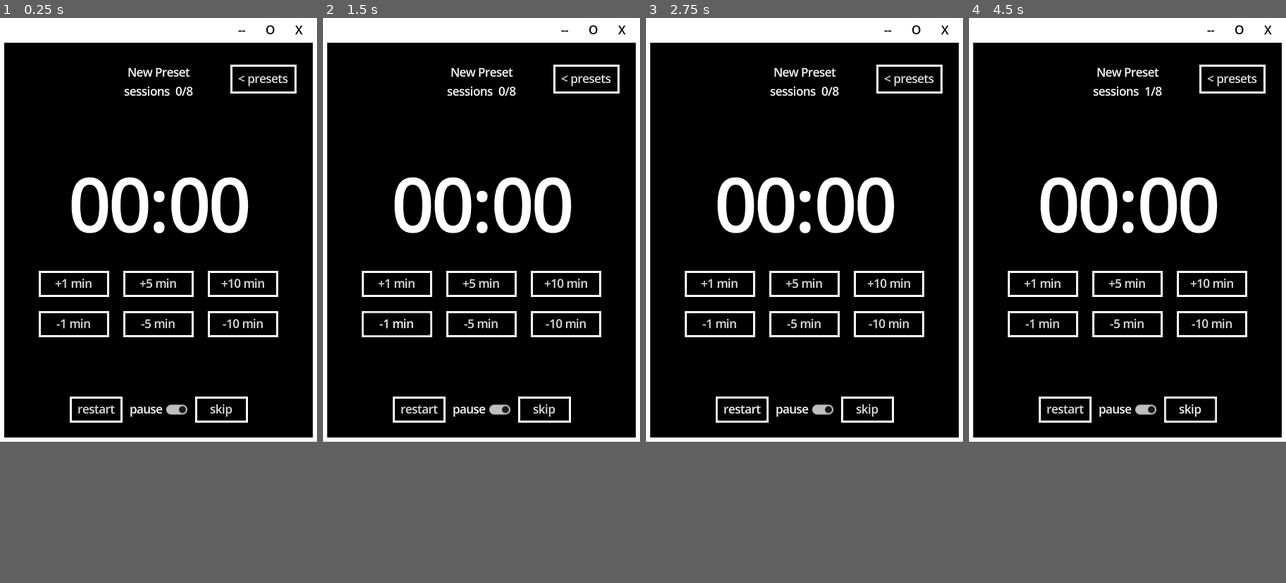
Above: before the commit, frames 1-4 (left to right).
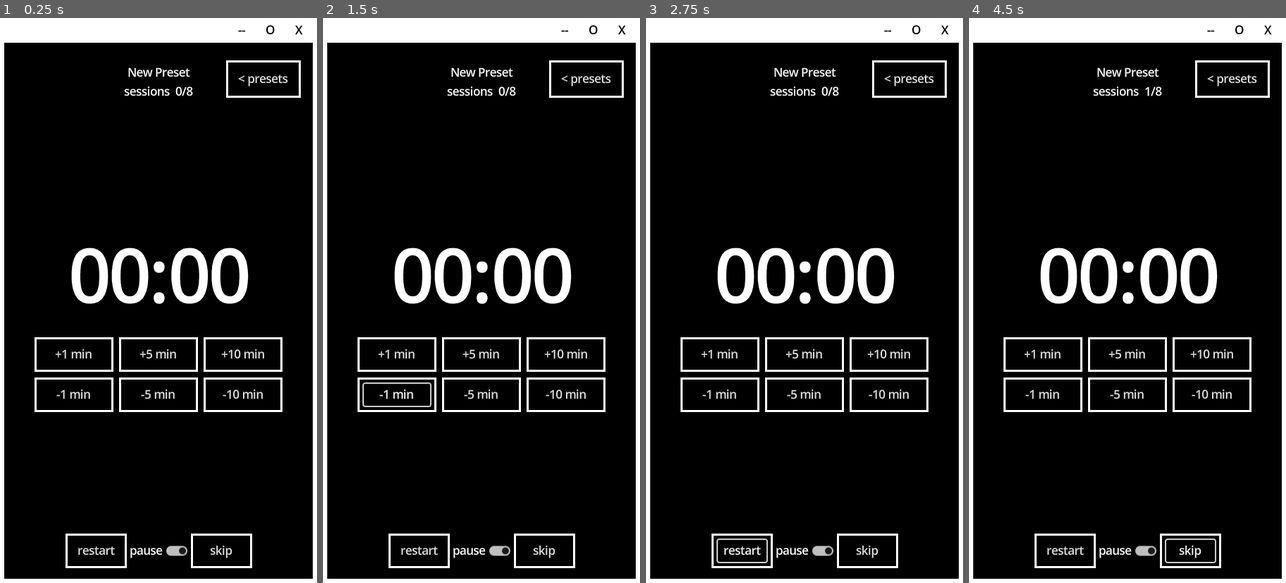
Above: after the commit, the same moments.

Repository: Atomic-Potato/Potatoro
Game: Godot game, scene res://scenes/main.tscn
Same seed, same stepped clock (60 frames per second), same inputs: the game is played once before the commit and once after it.
Inputs:
- Up to frame 1 (0.25 s): no input
- Up to frame 2 (1.5 s): click "+1 min" at 0.5 s; click "-1 min" at 1.25 s
- Up to frame 3 (2.75 s): click "restart" at 2 s
- Up to frame 4 (4.5 s): click "restart" at 2.75 s; click "restart" at 3.5 s; click "skip" at 4.25 s
In our replay, the window is 450x600 before the commit and 450x800 after it. These sizes can differ from the game's own. Grey fills any space a smaller window leaves; there, only what the larger window draws over its background counts as a difference.

The runs differ from the first frame. In frame 1, 13% of the frame differs, in the area x 0-100%, y 7-100%; in frame 2, 13%; in frame 3, 13%; in frame 4, 13%.

Commit message:
4-2-25 Save/Edit Preset page

Diff:
--- a/project.godot
+++ b/project.godot
@@ -18,7 +18,7 @@
 [display]
 
 window/size/viewport_width=450
-window/size/viewport_height=600
+window/size/viewport_height=800
 window/size/borderless=true
 window/main_scene="res://scenes/main.tscn"
 
--- /dev/null
+++ b/scenes/pages/make_edit_preset.tscn
@@ -0,0 +1,194 @@
+[gd_scene load_steps=6 format=3 uid="uid://cht2t8vyko8ua"]
+
+[ext_resource type="LabelSettings" uid="uid://dis7d5hvikqed" path="res://visual/labels/subtitle.tres" id="1_a00t2"]
+[ext_resource type="LabelSettings" uid="uid://cjbmhl6lygudu" path="res://visual/labels/note.tres" id="2_7upe6"]
+[ext_resource type="StyleBox" uid="uid://dhtti43gywwuo" path="res://visual/style_boxes/button.stylebox" id="3_xepfh"]
+
+[sub_resource type="StyleBoxFlat" id="StyleBoxFlat_ygt4m"]
+bg_color = Color(0.6, 0.6, 0.6, 0)
+border_width_bottom = 2
+border_color = Color(1, 1, 1, 1)
+
+[sub_resource type="StyleBoxFlat" id="StyleBoxFlat_mfdkx"]
+bg_color = Color(1, 1, 1, 1)
+border_width_left = 3
+border_width_top = 3
+border_width_right = 3
+border_width_bottom = 3
+border_color = Color(1, 1, 1, 1)
+expand_margin_left = 6.0
+expand_margin_top = 6.0
+expand_margin_right = 6.0
+expand_margin_bottom = 6.0
+
+[node name="Make Edit Preset" type="Control"]
+layout_mode = 3
+anchors_preset = 15
+anchor_right = 1.0
+anchor_bottom = 1.0
+grow_horizontal = 2
+grow_vertical = 2
+
+[node name="MarginContainer" type="MarginContainer" parent="."]
+layout_mode = 1
+anchors_preset = 15
+anchor_right = 1.0
+anchor_bottom = 1.0
+grow_horizontal = 2
+grow_vertical = 2
+theme_override_constants/margin_left = 12
+theme_override_constants/margin_top = 12
+theme_override_constants/margin_right = 12
+theme_override_constants/margin_bottom = 12
+
+[node name="VBoxContainer" type="VBoxContainer" parent="MarginContainer"]
+layout_mode = 2
+size_flags_horizontal = 4
+size_flags_vertical = 0
+theme_override_constants/separation = -5
+
+[node name="preset" type="LineEdit" parent="MarginContainer/VBoxContainer"]
+layout_mode = 2
+theme_override_colors/font_color = Color(1, 1, 1, 1)
+theme_override_colors/caret_color = Color(1, 1, 1, 1)
+placeholder_text = "[enter-preset-name]"
+alignment = 1
+expand_to_text_length = true
+flat = true
+
+[node name="tag" type="LineEdit" parent="MarginContainer/VBoxContainer"]
+layout_mode = 2
+theme_override_colors/font_color = Color(1, 1, 1, 1)
+theme_override_colors/caret_color = Color(1, 1, 1, 1)
+theme_override_font_sizes/font_size = 25
+placeholder_text = "[select-tag]"
+alignment = 1
+expand_to_text_length = true
+flat = true
+
+[node name="VBoxContainer2" type="VBoxContainer" parent="MarginContainer"]
+layout_mode = 2
+size_flags_vertical = 4
+theme_override_constants/separation = 25
+
+[node name="session count" type="VBoxContainer" parent="MarginContainer/VBoxContainer2"]
+layout_mode = 2
+size_flags_horizontal = 4
+size_flags_vertical = 4
+
+[node name="Label" type="Label" parent="MarginContainer/VBoxContainer2/session count"]
+layout_mode = 2
+text = "session count"
+label_settings = ExtResource("1_a00t2")
+horizontal_alignment = 1
+vertical_alignment = 1
+
+[node name="edit" type="LineEdit" parent="MarginContainer/VBoxContainer2/session count"]
+layout_mode = 2
+theme_override_colors/font_color = Color(1, 1, 1, 1)
+theme_override_colors/caret_color = Color(1, 1, 1, 1)
+theme_override_font_sizes/font_size = 72
+theme_override_styles/normal = SubResource("StyleBoxFlat_ygt4m")
+placeholder_text = "8"
+alignment = 1
+
+[node name="Label2" type="Label" parent="MarginContainer/VBoxContainer2/session count"]
+layout_mode = 2
+text = "*set to 0 for unlimited"
+label_settings = ExtResource("2_7upe6")
+horizontal_alignment = 1
+
+[node name="session length" type="VBoxContainer" parent="MarginContainer/VBoxContainer2"]
+layout_mode = 2
+size_flags_horizontal = 4
+size_flags_vertical = 4
+
+[node name="Label" type="Label" parent="MarginContainer/VBoxContainer2/session length"]
+layout_mode = 2
+text = "session length (min)"
+label_settings = ExtResource("1_a00t2")
+horizontal_alignment = 1
+vertical_alignment = 1
+
+[node name="edit" type="LineEdit" parent="MarginContainer/VBoxContainer2/session length"]
+layout_mode = 2
+theme_override_colors/font_color = Color(1, 1, 1, 1)
+theme_override_colors/caret_color = Color(1, 1, 1, 1)
+theme_override_font_sizes/font_size = 72
+theme_override_styles/normal = SubResource("StyleBoxFlat_ygt4m")
+placeholder_text = "50"
+alignment = 1
+
+[node name="break length" type="VBoxContainer" parent="MarginContainer/VBoxContainer2"]
+layout_mode = 2
+size_flags_horizontal = 4
+size_flags_vertical = 4
+
+[node name="Label" type="Label" parent="MarginContainer/VBoxContainer2/break length"]
+layout_mode = 2
+text = "break length (min)"
+label_settings = ExtResource("1_a00t2")
+horizontal_alignment = 1
+vertical_alignment = 1
+
+[node name="edit" type="LineEdit" parent="MarginContainer/VBoxContainer2/break length"]
+layout_mode = 2
+theme_override_colors/font_color = Color(1, 1, 1, 1)
+theme_override_colors/caret_color = Color(1, 1, 1, 1)
+theme_override_font_sizes/font_size = 72
+theme_override_styles/normal = SubResource("StyleBoxFlat_ygt4m")
+placeholder_text = "10"
+alignment = 1
+
+[node name="HBoxContainer" type="HBoxContainer" parent="MarginContainer/VBoxContainer2"]
+layout_mode = 2
+size_flags_horizontal = 4
+theme_override_constants/separation = 35
+
+[node name="START" type="Button" parent="MarginContainer/VBoxContainer2/HBoxContainer"]
+custom_minimum_size = Vector2(150, 0)
+layout_mode = 2
+theme_override_colors/font_color = Color(1, 1, 1, 1)
+theme_override_colors/font_hover_color = Color(0, 0, 0, 1)
+theme_override_font_sizes/font_size = 32
+theme_override_styles/normal = ExtResource("3_xepfh")
+theme_override_styles/hover = SubResource("StyleBoxFlat_mfdkx")
+text = "START"
+
+[node name="SAVE" type="Button" parent="MarginContainer/VBoxContainer2/HBoxContainer"]
+custom_minimum_size = Vector2(150, 0)
+layout_mode = 2
+theme_override_colors/font_color = Color(1, 1, 1, 1)
+theme_override_colors/font_hover_color = Color(0, 0, 0, 1)
+theme_override_font_sizes/font_size = 32
+theme_override_styles/normal = ExtResource("3_xepfh")
+theme_override_styles/hover = SubResource("StyleBoxFlat_mfdkx")
+text = "SAVE"
+
+[node name="VBoxContainer3" type="VBoxContainer" parent="MarginContainer"]
+layout_mode = 2
+size_flags_horizontal = 8
+size_flags_vertical = 8
+theme_override_constants/separation = 0
+
+[node name="auto start break" type="CheckButton" parent="MarginContainer/VBoxContainer3"]
+layout_mode = 2
+theme_override_colors/font_color = Color(1, 1, 1, 1)
+text = "Auto start break"
+
+[node name="auto start session" type="CheckButton" parent="MarginContainer/VBoxContainer3"]
+layout_mode = 2
+theme_override_colors/font_color = Color(1, 1, 1, 1)
+text = "Auto start session"
+
+[node name="DELETE" type="Button" parent="MarginContainer"]
+custom_minimum_size = Vector2(150, 0)
+layout_mode = 2
+size_flags_horizontal = 0
+size_flags_vertical = 8
+theme_override_colors/font_color = Color(1, 1, 1, 1)
+theme_override_colors/font_hover_color = Color(0, 0, 0, 1)
+theme_override_font_sizes/font_size = 32
+theme_override_styles/normal = ExtResource("3_xepfh")
+theme_override_styles/hover = SubResource("StyleBoxFlat_mfdkx")
+text = "DELETE"
--- a/scenes/pages/make_preset.tscn
+++ /dev/null
@@ -1,9 +0,0 @@
-[gd_scene format=3 uid="uid://cahu1lxt1vcp"]
-
-[node name="Make Preset" type="Control"]
-layout_mode = 3
-anchors_preset = 15
-anchor_right = 1.0
-anchor_bottom = 1.0
-grow_horizontal = 2
-grow_vertical = 2
--- a/scenes/title_bar.tscn
+++ b/scenes/title_bar.tscn
@@ -5,6 +5,7 @@
 [node name="Title bar" type="Control"]
 custom_minimum_size = Vector2(0, 35)
 layout_mode = 3
+anchors_preset = 10
 anchor_right = 1.0
 grow_horizontal = 2
 script = ExtResource("1_soqhg")
--- /dev/null
+++ b/visual/labels/note.tres
@@ -0,0 +1,4 @@
+[gd_resource type="LabelSettings" format=3 uid="uid://cjbmhl6lygudu"]
+
+[resource]
+font_size = 12
Binary file changed: visual/style_boxes/button.stylebox
